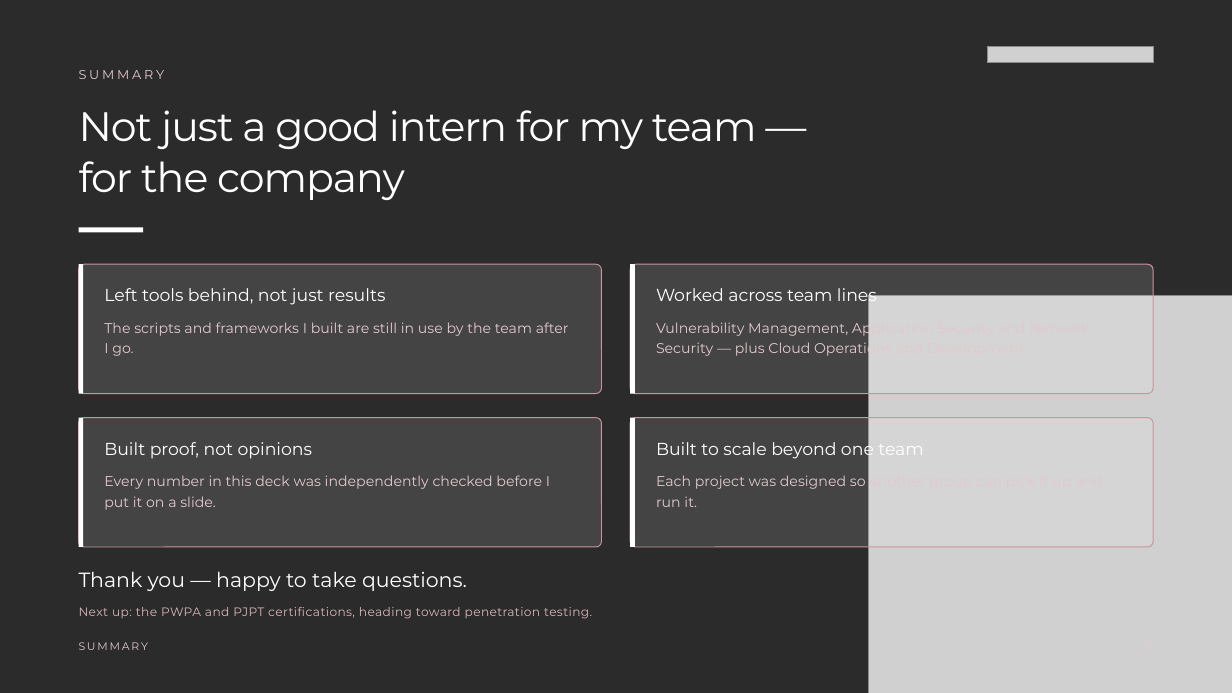
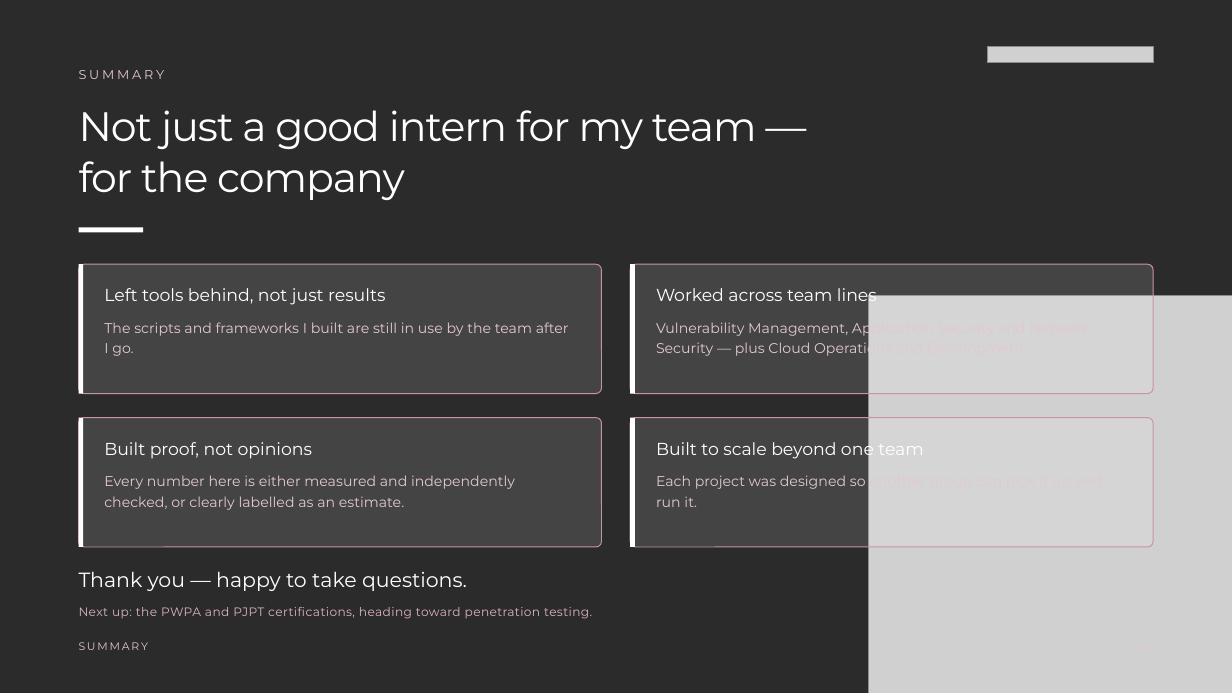
Before and after one commit to Jairmald/ai, a slide deck: slide 22 of out/Internship_Exit_Presentation_Stewart.pptx (slide 21 before the commit). Drawn at 1232x693 pixels with LibreOffice and Linux fonts; fonts in the diff are those of the drawing; grey boxes stand for pictures; background and template pictures are left out; a plain dark background stands for a picture behind light text. Boxes give left, top, right and bottom in pixels: in the first picture for what was removed or moved away, otherwise in the second. Text is boxed around its words. In the diff, an @@ line names an element or a change of style, - is before the commit and + after.

```diff
--- a/out/Internship_Exit_Presentation_Stewart.pptx
+++ b/out/Internship_Exit_Presentation_Stewart.pptx
@@ text at <box>104,475,515,510</box>: text changed @@
-Every number in this deck was independently checked before I put it on a slide.
+Every number here is either measured and independently checked, or clearly labelled as an estimate.
```
Also in this commit, not shown: 6 other slides changed, 2 slides added, 1 slide removed, 9 other files.
